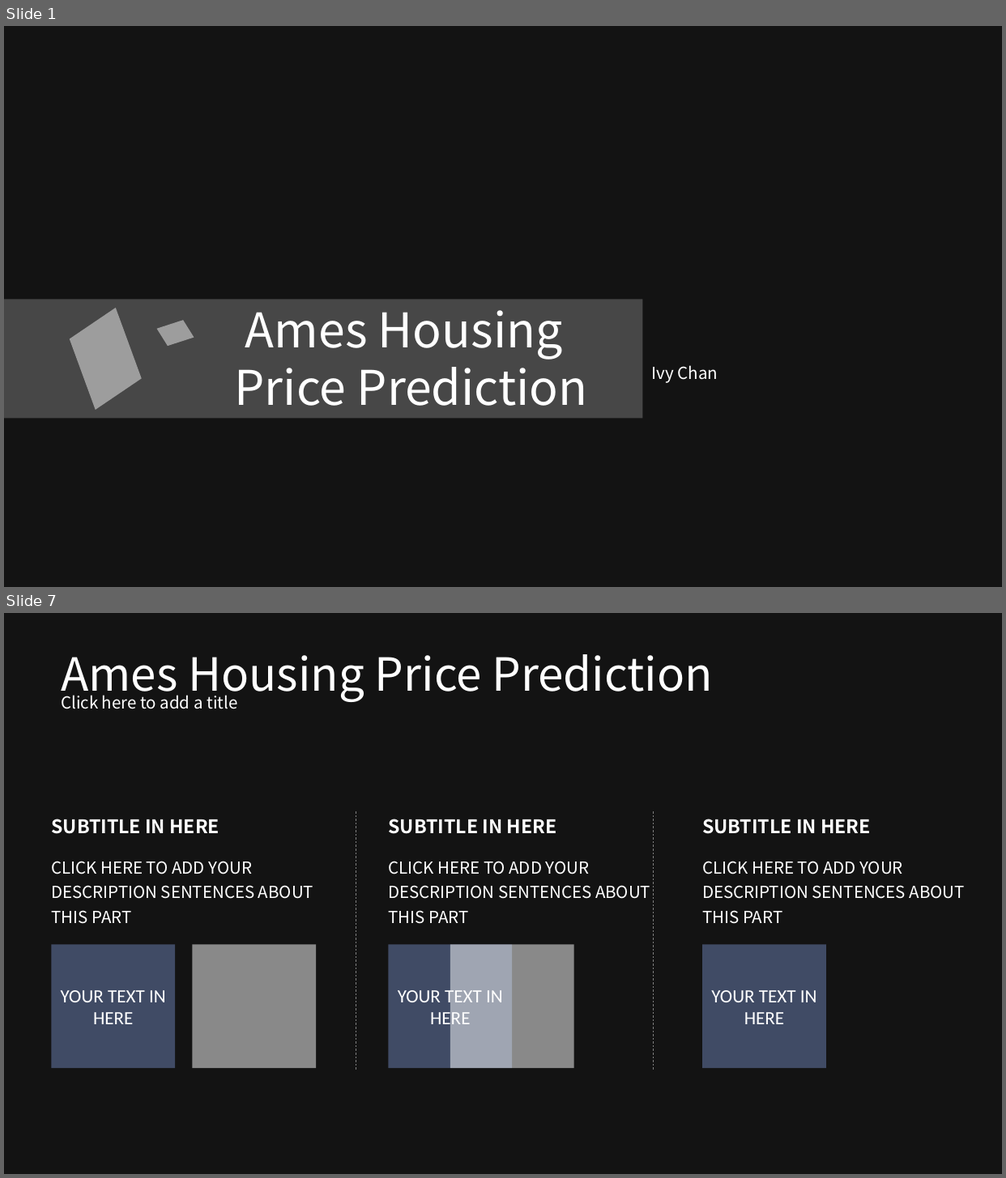
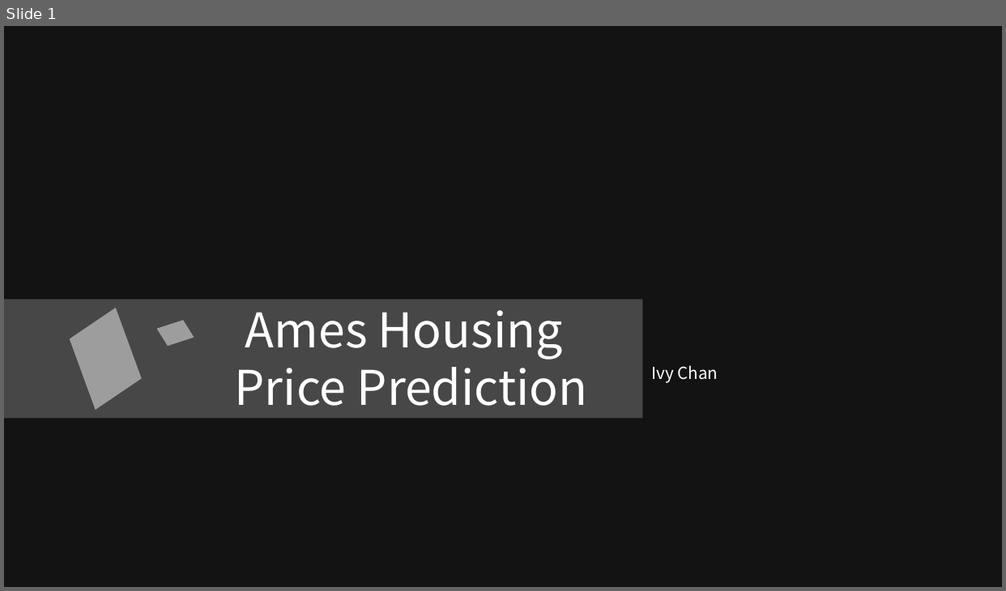
Before and after one commit to ylchanivy/DSI_-Project-2, a slide deck: DSI-Project 2.pptx. Shown one above the other, each under a label of ours: slides 1 and 7 before the commit, slide 1 after it; the slides between them are not shown. The pictures are 1006x1178 and 1006x591 pixels, drawn with LibreOffice and Linux fonts; fonts in the diff are those of the drawing; background and template pictures are left out; a plain dark background stands for a picture behind light text. Boxes give left, top, right and bottom in pixels: in the first picture for what was removed or moved away, otherwise in the second. Text is boxed around its words. In the diff, an @@ line names an element or a change of style, - is before the commit and + after.

```diff
--- a/DSI-Project 2.pptx
+++ b/DSI-Project 2.pptx
@@ slide 7 removed at [4,613,1002,1174], background picture (left out) @@
@@ rectangle removed at [4,613,1002,1174] @@
@@ text removed at [61,654,714,703] @@
-Ames Housing Price Prediction
@@ text removed at [61,695,237,709] @@
-Click here to add a title
@@ text removed at [51,819,219,834] @@
-SUBTITLE IN HERE
@@ line removed from (356, 811) to (356, 1070) @@
@@ text removed at [388,819,557,834] @@
-SUBTITLE IN HERE
@@ line removed from (653, 811) to (653, 1070) @@
@@ text removed at [702,819,871,834] @@
-SUBTITLE IN HERE
@@ text removed at [51,861,313,924] @@
-CLICK HERE TO ADD YOUR DESCRIPTION SENTENCES ABOUT THIS PART
@@ text removed at [388,861,650,924] @@
-CLICK HERE TO ADD YOUR DESCRIPTION SENTENCES ABOUT THIS PART
@@ text removed at [702,861,965,924] @@
-CLICK HERE TO ADD YOUR DESCRIPTION SENTENCES ABOUT THIS PART
@@ rectangle removed at [51,944,175,1068] @@
-YOUR TEXT IN HERE
@@ rectangle removed at [193,944,316,1068] @@
@@ rectangle removed at [389,944,513,1068] @@
-YOUR TEXT IN HERE
@@ rectangle removed at [450,944,573,1068] @@
@@ rectangle removed at [702,944,826,1068] @@
-YOUR TEXT IN HERE
```
Also in this commit, not shown: 12 slides added, 26 other slides removed, 3 other files.
